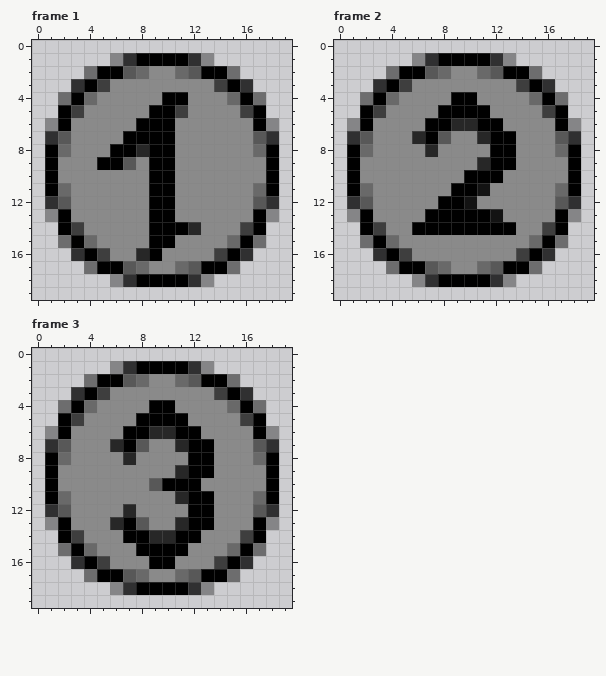
Pixel-art file -- Assets/Sprites/Mana/Numeric Pips.aseprite. Above, as it was before the edit.
20x20 pixels, 6 frames. Colours within 5 levels of each other are drawn and written as one. Shown: frame 1, frame 2, frame 3. The commit also changed other frames, which this record leaves out.
New version:
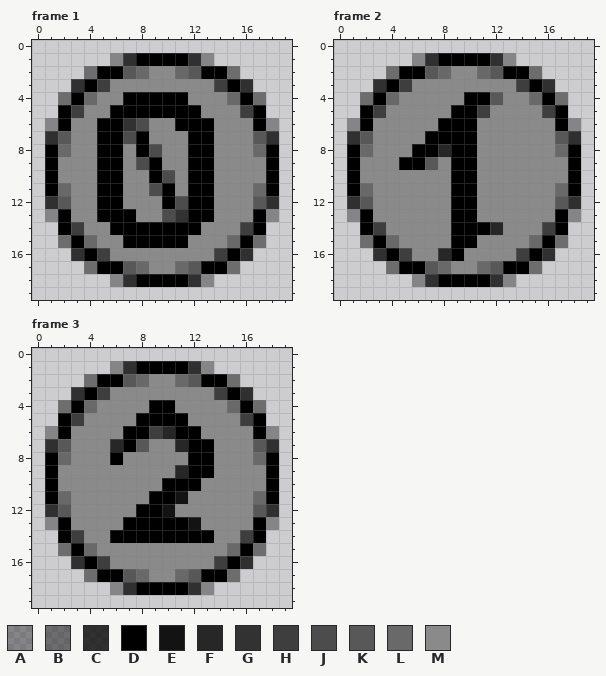
Palette (. is transparent): A #0000005a  B #00000078  C #000000c3  D #000000  E #131313  F #272727  G #323232  H #3e3e3e  J #4c4c4c  K #585858  L #696969  M #8a8a8a
Difference:
Changed rows in their new state; - is an unchanged pixel.
Frame 1, layer "Symbol":
first column x 5:
 4 --DDD----
 5 -DDD--DD-
 6 DDGJMMDDD
 7 DDJ-MM-DD
 8 D-MDJM-DD
 9 --MJ-M-DD
10 DD---J-DD
11 DD--J--DD
12 DD--M-JDD
13 DDD-MJGDD
14 -DDD---D-
15 --DD--D--
16 ---MM----
Frame 2, layer "Symbol":
first column x 5:
 4 ----M-DK-
 5 ---M--H--
 6 --M-DDMM-
 7 -M-DDDMMM
 8 -DDFDD-MM
 9 DDK-DDMMM
10 ----D-MM-
11 ------M--
12 ---M-D---
13 --MM--MM-
14 -MMM---FM
15 ----DD---
16 ---FD----
Frame 3, layer "Symbol":
first column x 6:
 6 ---H----
 8 DM------
10 ---M----
11 ---DDEMM
12 -MDDE-MM
13 M-DDDDEM
14 D--DD--D
15 --MMMM--
16 ---MM---
